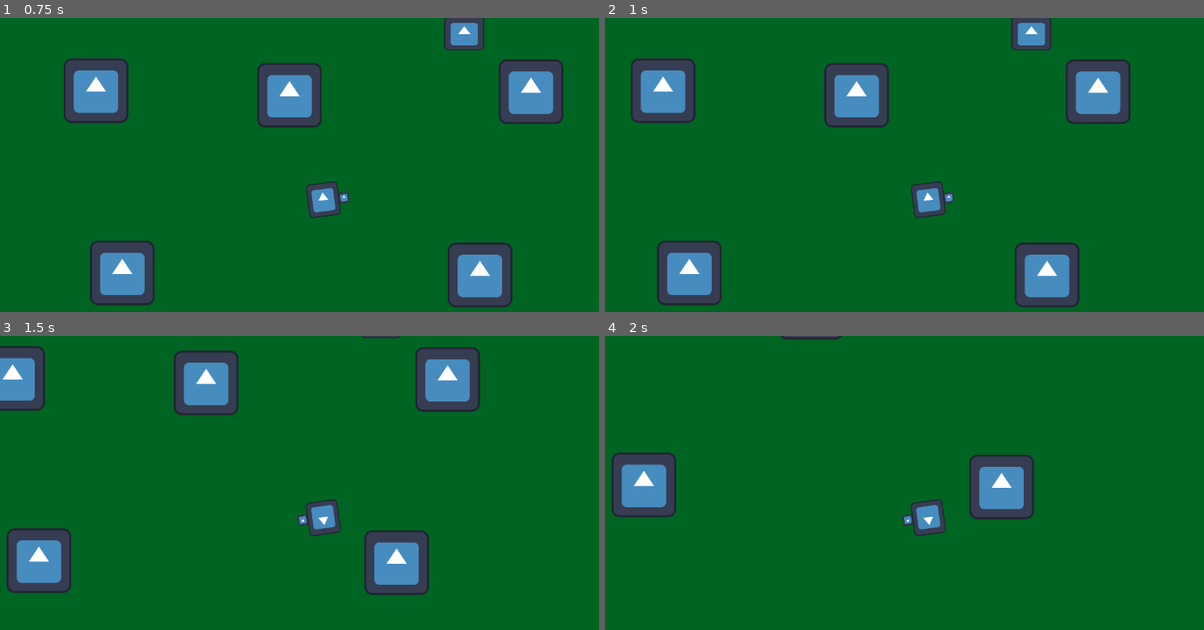
Above: before the commit, frames 1-4 (two rows, left to right).
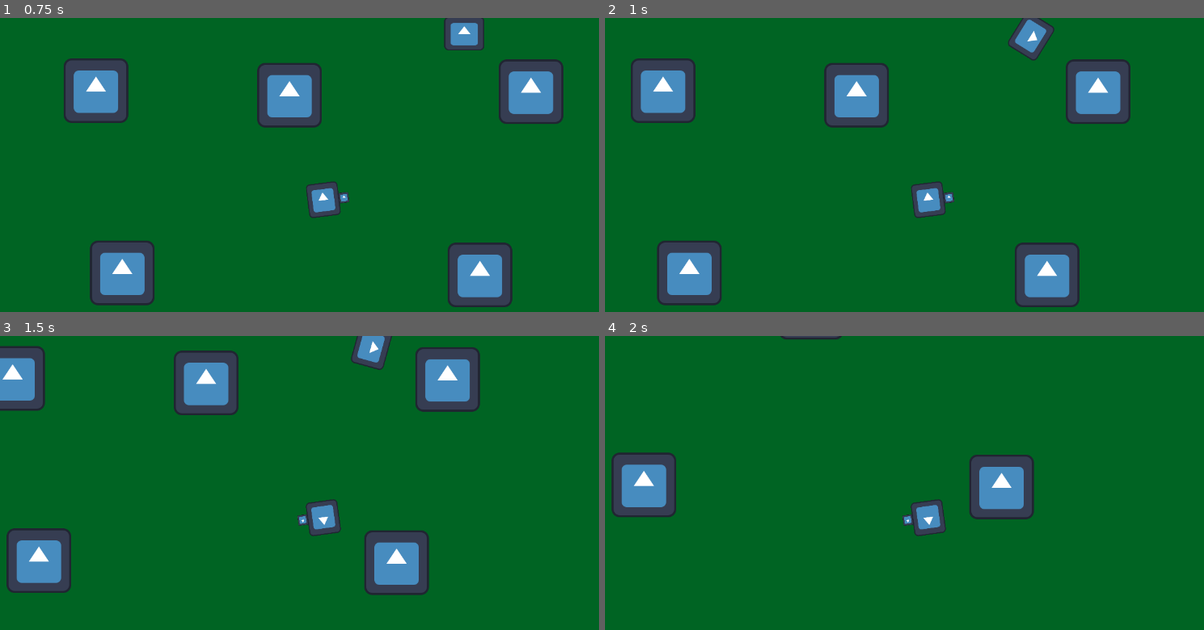
Above: after the commit, the same moments.

Repository: AsaM1taka/Shooter-Game
Game: Godot game, scene res://Scenes/shoot er.tscn
Two runs of this game, one before a commit and one after it. Both use one fixed random seed, a clock stepped at 60 frames per second and the inputs below. The engine's default icon, where the game draws it, is replaced by a stand-in: a white triangle on a blue panel in a dark square.
Inputs (mouse positions are in pixels of both pictures, inside the frame that each line leads up to):
- Up to frame 1 (0.75 s): tap Enter at 0.5 s; move the mouse to (467, 182) at 0.52 s; hold D (move_right) from 0.53 s (still down)
- Up to frame 2 (1 s): keep holding D (move_right)
- Up to frame 3 (1.5 s): move the mouse to (191, 535) at 1.27 s; release D (move_right) at 1.28 s; hold S (move_down) from 1.28 s (still down)
- Up to frame 4 (2 s): keep holding S (move_down)

Frame 1 is identical in both runs. In frame 2, 0.5% of the frame differs, in the area x 67-76%, y 0-15%; in frame 3, 0.6%, in the area x 58-67%, y 0-12%; in frame 4, nothing differs.

Commit message:
enemy chase player

Diff:
--- a/shooter-shooter/Scenes/enemy.tscn
+++ b/shooter-shooter/Scenes/enemy.tscn
@@ -29,3 +29,6 @@
 
 [node name="CollisionShape2D" type="CollisionShape2D" parent="playerdetect"]
 shape = SubResource("CircleShape2D_qi2p4")
+
+[connection signal="body_entered" from="playerdetect" to="." method="_on_playerdetect_body_entered"]
+[connection signal="body_exited" from="playerdetect" to="." method="_on_playerdetect_body_exited"]
--- a/shooter-shooter/Scenes/player.tscn
+++ b/shooter-shooter/Scenes/player.tscn
@@ -37,4 +37,6 @@
 [node name="CollisionShape2D" type="CollisionShape2D" parent="hitbox"]
 shape = SubResource("RectangleShape2D_cvnsp")
 
+[node name="cameraremotetransform" type="RemoteTransform2D" parent="."]
+
 [connection signal="body_entered" from="hitbox" to="." method="_on_hitbox_body_entered"]
--- a/shooter-shooter/Scenes/shoot er.tscn
+++ b/shooter-shooter/Scenes/shoot er.tscn
@@ -37,3 +37,5 @@
 
 [node name="enemy" parent="." instance=ExtResource("3_ur70f")]
 position = Vector2(902, 17)
+
+[node name="MainCamera" type="Camera2D" parent="."]
--- a/shooter-shooter/scripts/enemy.gd
+++ b/shooter-shooter/scripts/enemy.gd
@@ -1,2 +1,41 @@
 extends CharacterBody2D
 class_name Enemy
+
+var player: Player = null
+
+var speed: float = 100.0
+var direction := Vector2.ZERO
+var stop_distance := 20.0
+
+func _process(delta: float) -> void:
+	if player != null:
+		look_at(player.global_position)
+
+func _physics_process(delta: float) -> void:
+	if player != null:
+		var enemy_to_player = (player.global_position - global_position)
+		if enemy_to_player.length() > stop_distance:
+			direction = enemy_to_player.normalized()
+		else:
+			direction = Vector2.ZERO
+
+		if direction !=Vector2.ZERO:
+			velocity = speed * direction
+		else:
+			velocity.x = move_toward(velocity.x, 0, speed)
+			velocity.y = move_toward(velocity.y, 0, speed)
+		move_and_slide()
+
+func _on_playerdetect_body_entered(body: Node2D) -> void:
+	if body is Player:
+		if player == null:
+			player = body
+			print(name +"found player")
+	pass # Replace with function body.
+
+func _on_playerdetect_body_exited(body: Node2D) -> void:
+	if body is Player:
+		if player !=null:
+			player = null
+			print(name + "lost player")
+	pass # Replace with function body.
--- a/shooter-shooter/scripts/playerm.gd
+++ b/shooter-shooter/scripts/playerm.gd
@@ -1,6 +1,9 @@
 extends CharacterBody2D
+class_name Player
 
 signal died
+
+@onready var camera_remote_transform = $cameraremotetransform
 
 var speed = 300
 
--- a/shooter-shooter/scripts/world.gd
+++ b/shooter-shooter/scripts/world.gd
@@ -1,9 +1,11 @@
 extends Node2D
 
 @onready var player = $player
+@onready var mainCamera = $MainCamera
 
 func _ready() -> void:
 	player.died.connect(_on_player_died)
+	player.camera_remote_transform.remote_path = mainCamera.get_path()
 
 func _on_player_died():
 	print("gameover")
